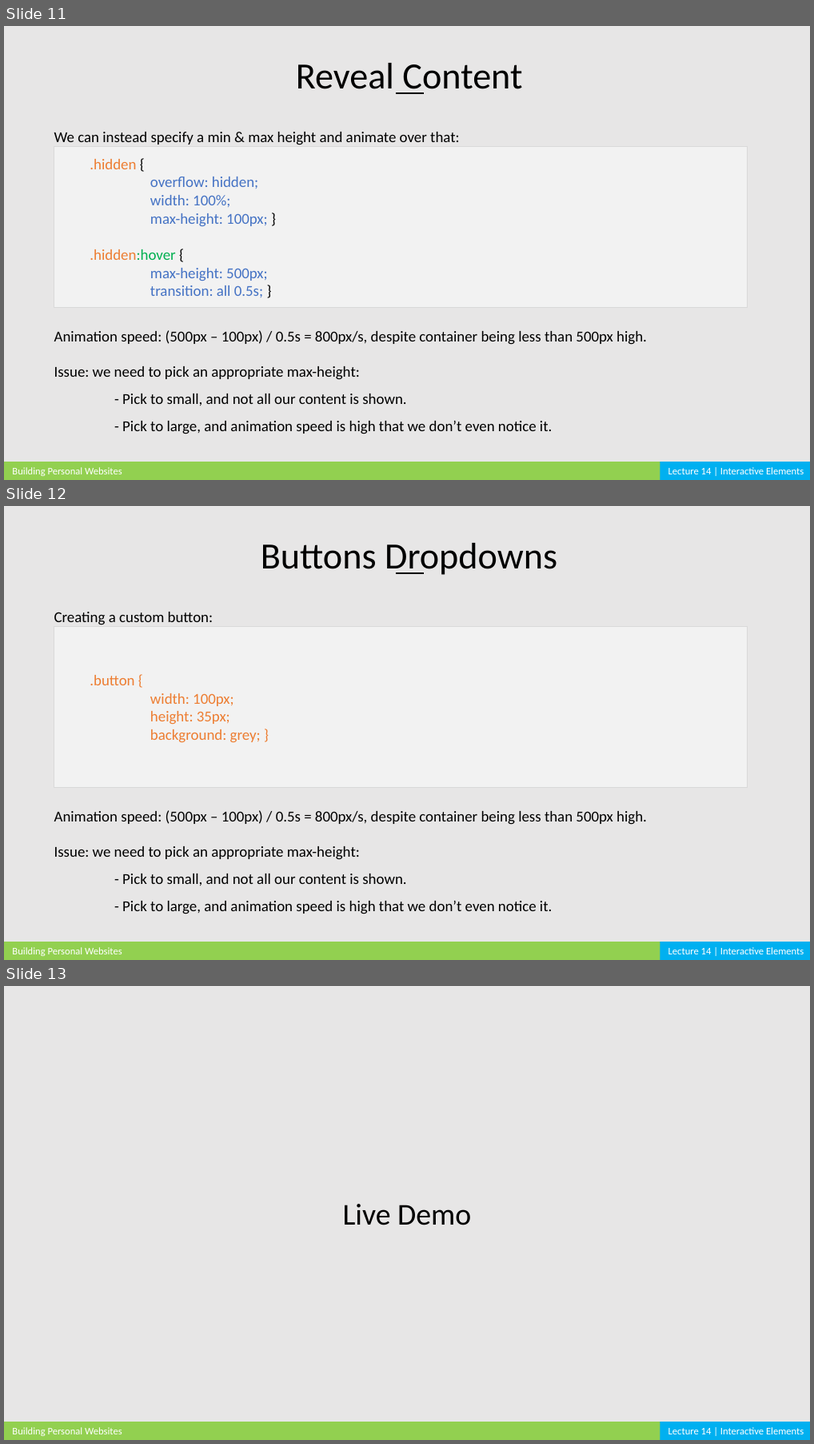
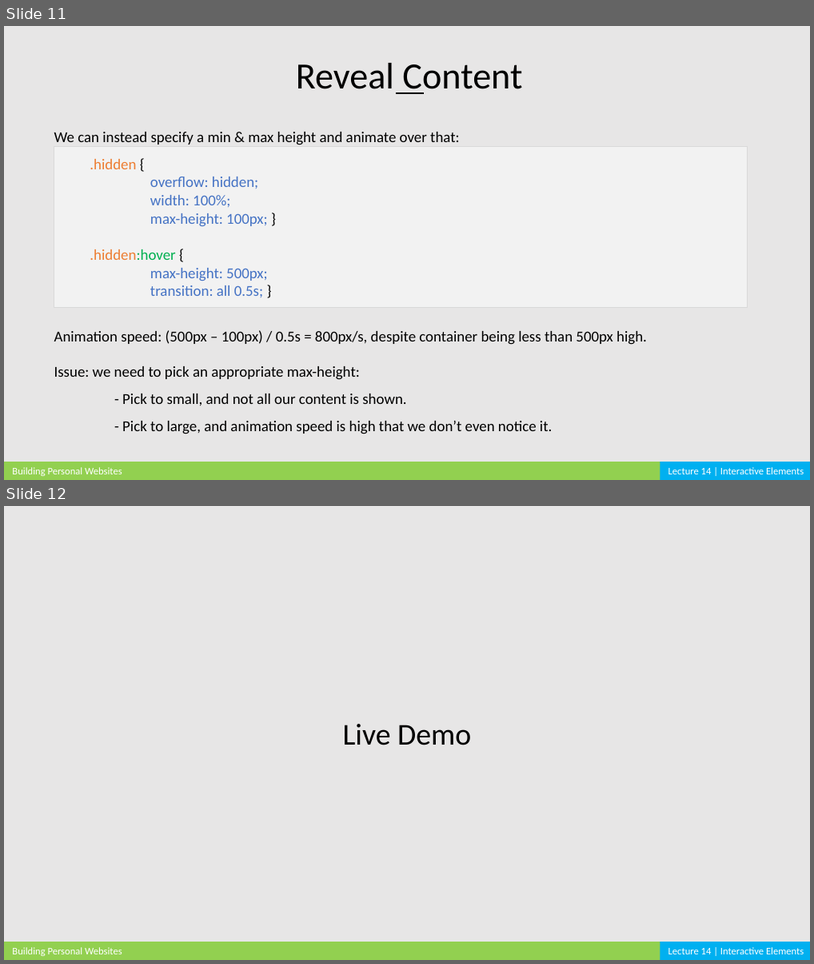
Before and after one commit to cardadfar/stuco_webdev_website, a slide deck: assets/lectures/BPW_Lecture_14.pptx. Shown one above the other, each under a label of ours: slides 11, 12 and 13 before the commit, slides 11 and 12 after it. The pictures are 814x1444 and 814x964 pixels, drawn with LibreOffice and Linux fonts; fonts in the diff are those of the drawing. Boxes give left, top, right and bottom in pixels: in the first picture for what was removed or moved away, otherwise in the second. Text is boxed around its words. In the diff, an @@ line names an element or a change of style, - is before the commit and + after.

```diff
--- a/assets/lectures/BPW_Lecture_14.pptx
+++ b/assets/lectures/BPW_Lecture_14.pptx
@@ slide 12 removed at (x1=4, y1=506, x2=810, y2=960), background #E7E6E6 @@
@@ text removed at (x1=261, y1=543, x2=558, y2=575) @@
-Buttons Dropdowns
@@ line removed from (397, 573) to (424, 573) @@
@@ text removed at (x1=54, y1=612, x2=214, y2=625) @@
-Creating a custom button:
@@ rectangle removed at (x1=54, y1=626, x2=747, y2=788) @@
-  .button {
-  width: 100px;
-  height: 35px;
-  background: grey; }
@@ text removed at (x1=54, y1=810, x2=647, y2=824) @@
-Animation speed: (500px – 100px) / 0.5s = 800px/s, despite container being less than 500px high.
@@ text removed at (x1=54, y1=846, x2=552, y2=914) @@
-Issue: we need to pick an appropriate max-height:
-- Pick to small, and not all our content is shown.
-- Pick to large, and animation speed is high that we don’t even notice it.
@@ rectangle removed at (x1=4, y1=941, x2=664, y2=960) @@
@@ text removed at (x1=12, y1=947, x2=122, y2=956) @@
-Building Personal Websites
@@ rectangle removed at (x1=660, y1=941, x2=810, y2=960) @@
@@ text removed at (x1=669, y1=947, x2=804, y2=954) @@
-Lecture 14 | Interactive Elements
@@ what was slide 13 is now slide 12 @@
```
Also in this commit, not shown: 19 other files.
